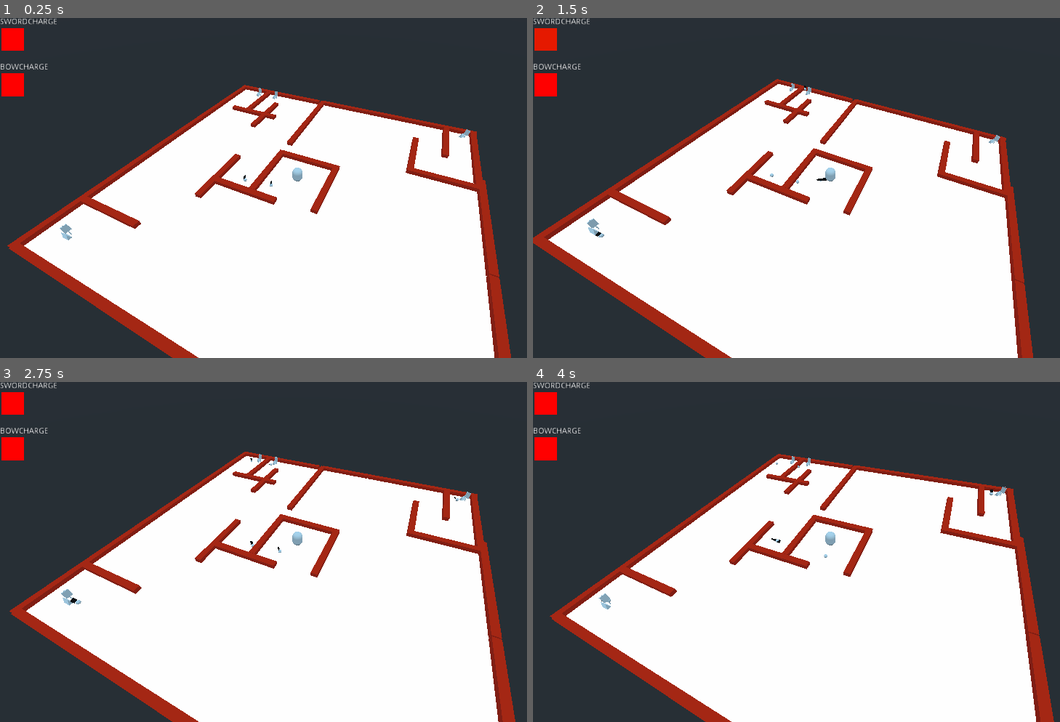
Above: before the commit, frames 1-4 (two rows, left to right).
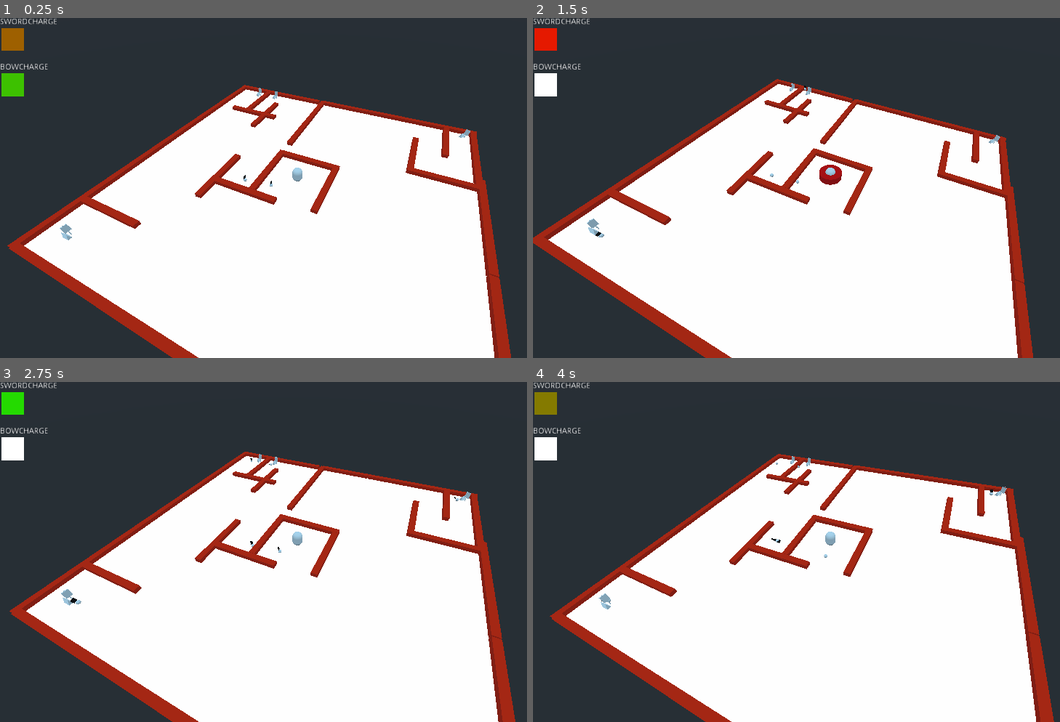
Above: after the commit, the same moments.

Repository: dannytaylor/ld49
Game: Godot game, scene res://levels/test.tscn
Same seed, same stepped clock (60 frames per second), same inputs: the game is played once before the commit and once after it.
Inputs (mouse positions are in pixels of both pictures, inside the frame that each line leads up to):
- Up to frame 1 (0.25 s): no input
- Up to frame 2 (1.5 s): move the mouse to (854, 188) at 0.52 s; click (854, 188) at 0.67 s; move the mouse to (796, 188) at 1.27 s; click (796, 188) at 1.42 s
- Up to frame 3 (2.75 s): move the mouse to (305, 545) at 2.02 s; click (305, 545) at 2.17 s
- Up to frame 4 (4 s): move the mouse to (817, 558) at 2.77 s; click (817, 558) at 2.92 s; move the mouse to (865, 555) at 3.52 s; click (865, 555) at 3.67 s

The runs differ from the first frame. In frame 1, 0.6% of the frame differs, in the area x 0-5%, y 2-24%; in frame 2, 0.5%; in frame 3, 0.6%, in the area x 0-64%, y 2-45%; in frame 4, 0.6%.

Commit message:
WIP attacks charge on their own now

Diff:
--- a/project/levels/Hero.gd
+++ b/project/levels/Hero.gd
@@ -113,36 +113,20 @@
 	if event is InputEventMouseButton:
 		if event.button_index == 1:
 			if event.pressed == true:
-				# Sword pressed
-				_attack_single_enemy()
-				attack_charged = false
-				$AttackChargeTimer.start()
-			else:
-				$AttackChargeTimer.stop()
-				# Charged?
-				if attack_charged == true:
-					# spin attack
+				if attack_charged:
 					_attack_all_enemies()
 				else:
-					# Not long enough
-					pass
+					_attack_single_enemy()
 				attack_charged = false
+				$AttackChargeTimer.stop()
+				$AttackChargeTimer.start()
 		if event.button_index == 2:
 			if event.pressed == true:
-				# Start charging bow
-				bow_charged = false
-				$BowChargeTimer.start()
-			else:
-				# Stop charging bow
-				$BowChargeTimer.stop()
-				if bow_charged == true:
-					# spin attack
+				if bow_charged:
 					_attack_enemy_with_bow()
-				else:
-					# Not long enough
-					pass
-				bow_charged = false
-
+					bow_charged = false
+					$BowChargeTimer.stop()
+					$BowChargeTimer.start()
 
 func _on_AttackChargeTimer_timeout():
 	attack_charged = true
--- a/project/levels/test.tscn
+++ b/project/levels/test.tscn
@@ -464,10 +464,12 @@
 [node name="AttackChargeTimer" type="Timer" parent="Hero"]
 wait_time = 0.66
 one_shot = true
+autostart = true
 
 [node name="BowChargeTimer" type="Timer" parent="Hero"]
 wait_time = 0.33
 one_shot = true
+autostart = true
 
 [node name="Enemy" parent="." instance=ExtResource( 4 )]
 transform = Transform( 1, 0, 0, 0, 1, 0, 0, 0, 1, -0.588233, 0.633058, -0.571428 )
